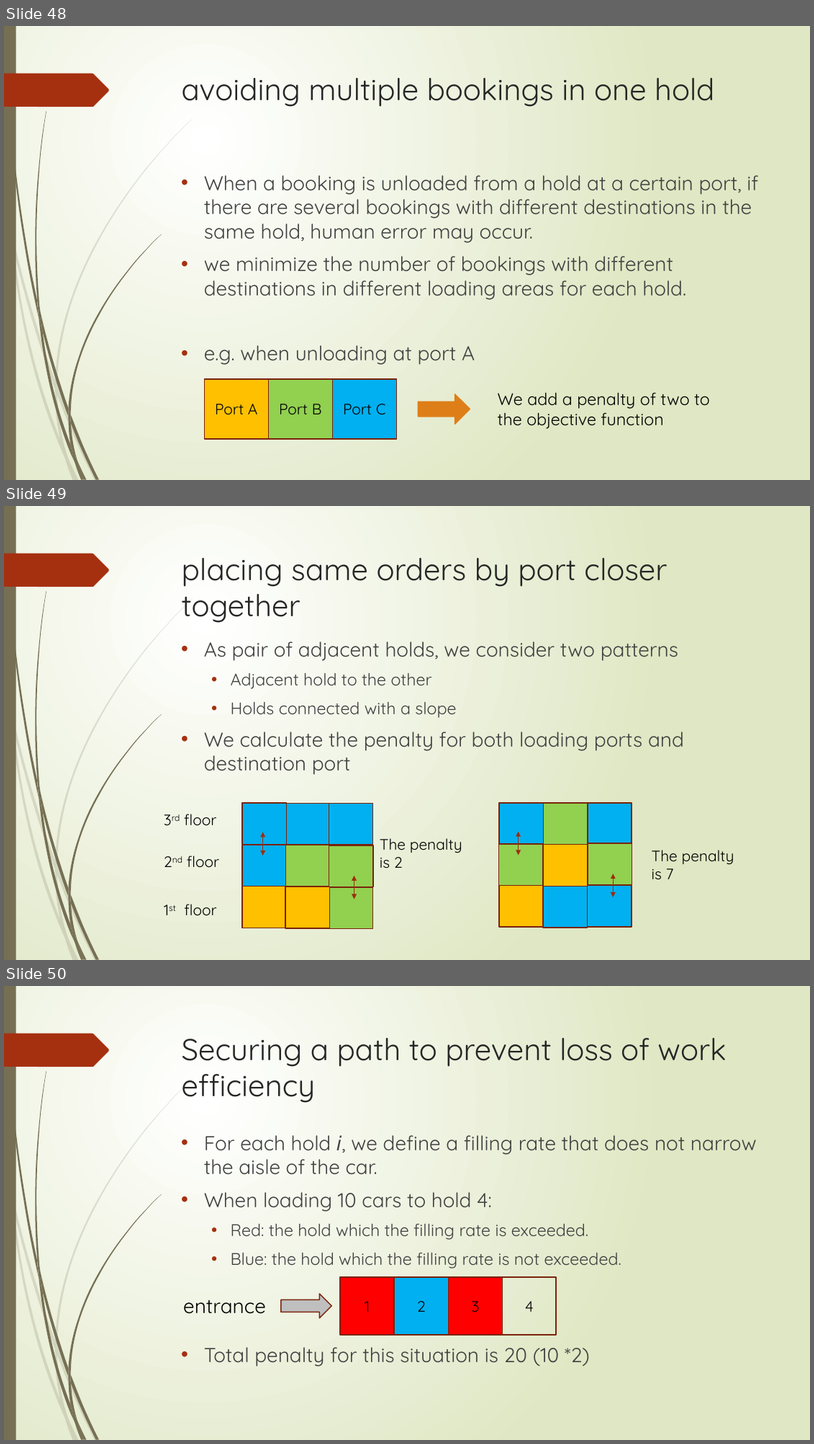
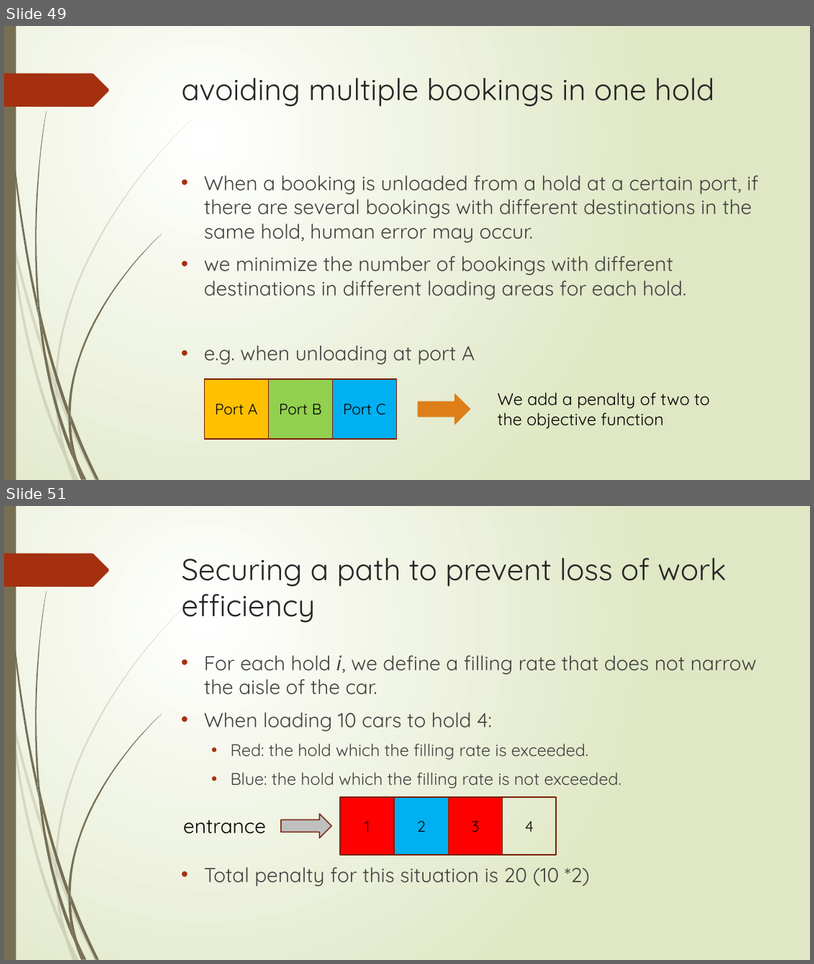
Before and after one commit to r-kurosu/kline_new, a slide deck: 竹田.pptx. Shown one above the other, each under a label of ours: slides 48, 49 and 50 before the commit, slides 49 and 51 after it; the slides between them are not shown. The pictures are 814x1444 and 814x964 pixels, drawn with LibreOffice and Linux fonts; fonts in the diff are those of the drawing. Boxes give left, top, right and bottom in pixels: in the first picture for what was removed or moved away, otherwise in the second. Text is boxed around its words. In the diff, an @@ line names an element or a change of style, - is before the commit and + after.

```diff
--- a/竹田.pptx
+++ b/竹田.pptx
@@ slide 49 removed at (x1=4, y1=506, x2=810, y2=960), background gradient #FFFFFF to #DFE8C4; not listed: 24 template elements that a slide beside it also shows @@
@@ title removed at (x1=182, y1=558, x2=667, y2=623) @@
-placing same orders by port closer together
@@ text removed at (x1=204, y1=641, x2=684, y2=775) @@
-• As pair of adjacent holds, we consider two patterns
-  • Adjacent hold to the other
-  • Holds connected with a slope
-• We calculate the penalty for both loading ports and destination port
@@ rectangle removed at (x1=242, y1=803, x2=286, y2=844) @@
@@ rectangle removed at (x1=286, y1=803, x2=329, y2=845) @@
@@ rectangle removed at (x1=329, y1=803, x2=373, y2=845) @@
@@ rectangle removed at (x1=499, y1=803, x2=543, y2=845) @@
@@ rectangle removed at (x1=543, y1=803, x2=588, y2=844) @@
@@ rectangle removed at (x1=588, y1=803, x2=632, y2=844) @@
@@ text removed at (x1=184, y1=813, x2=216, y2=826) @@
-3rd floor
@@ rectangle removed at (x1=242, y1=845, x2=286, y2=886) @@
@@ double arrow removed from (263, 832) to (263, 856) @@
@@ rectangle removed at (x1=286, y1=845, x2=330, y2=886) @@
@@ rectangle removed at (x1=329, y1=845, x2=373, y2=887) @@
@@ text removed at (x1=380, y1=838, x2=463, y2=868) @@
-The penalty is 2
@@ rectangle removed at (x1=499, y1=844, x2=543, y2=885) @@
@@ double arrow removed from (519, 831) to (519, 855) @@
@@ rectangle removed at (x1=543, y1=844, x2=588, y2=886) @@
@@ rectangle removed at (x1=589, y1=843, x2=633, y2=885) @@
@@ text removed at (x1=652, y1=849, x2=735, y2=879) @@
-The penalty is 7
@@ text removed at (x1=187, y1=855, x2=219, y2=867) @@
-2nd floor
@@ rectangle removed at (x1=242, y1=886, x2=286, y2=928) @@
@@ rectangle removed at (x1=286, y1=886, x2=330, y2=928) @@
@@ rectangle removed at (x1=329, y1=887, x2=373, y2=929) @@
@@ double arrow removed from (354, 875) to (354, 898) @@
@@ rectangle removed at (x1=499, y1=885, x2=543, y2=927) @@
@@ rectangle removed at (x1=543, y1=886, x2=588, y2=928) @@
@@ rectangle removed at (x1=588, y1=885, x2=632, y2=927) @@
@@ double arrow removed from (613, 873) to (613, 897) @@
@@ text removed at (x1=184, y1=903, x2=216, y2=915) @@
-1st floor
@@ what was slide 48 is now slide 49 @@
@@ what was slide 50 is now slide 51 @@
```
Also in this commit, not shown: 2 slides added.
